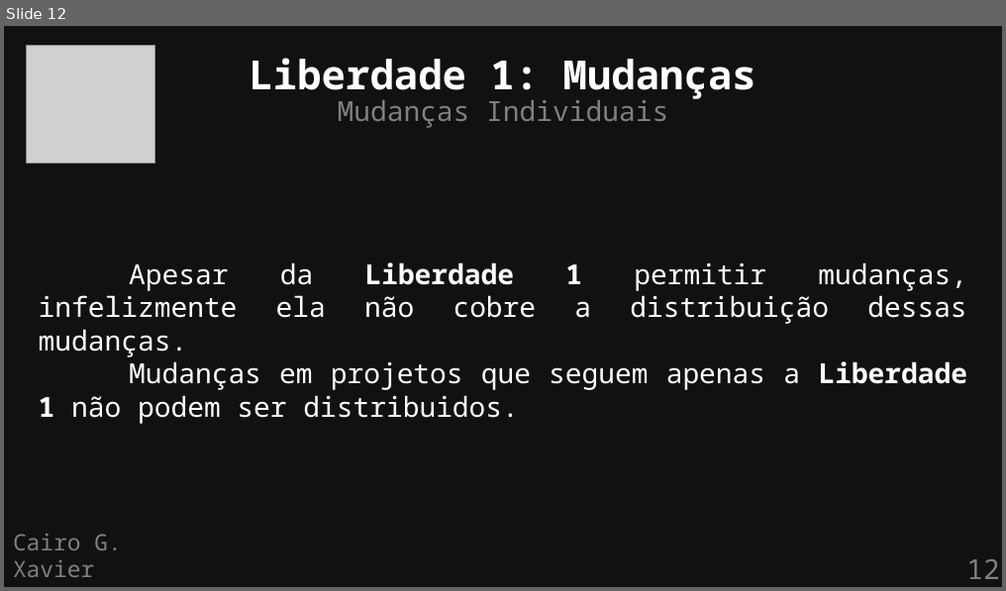
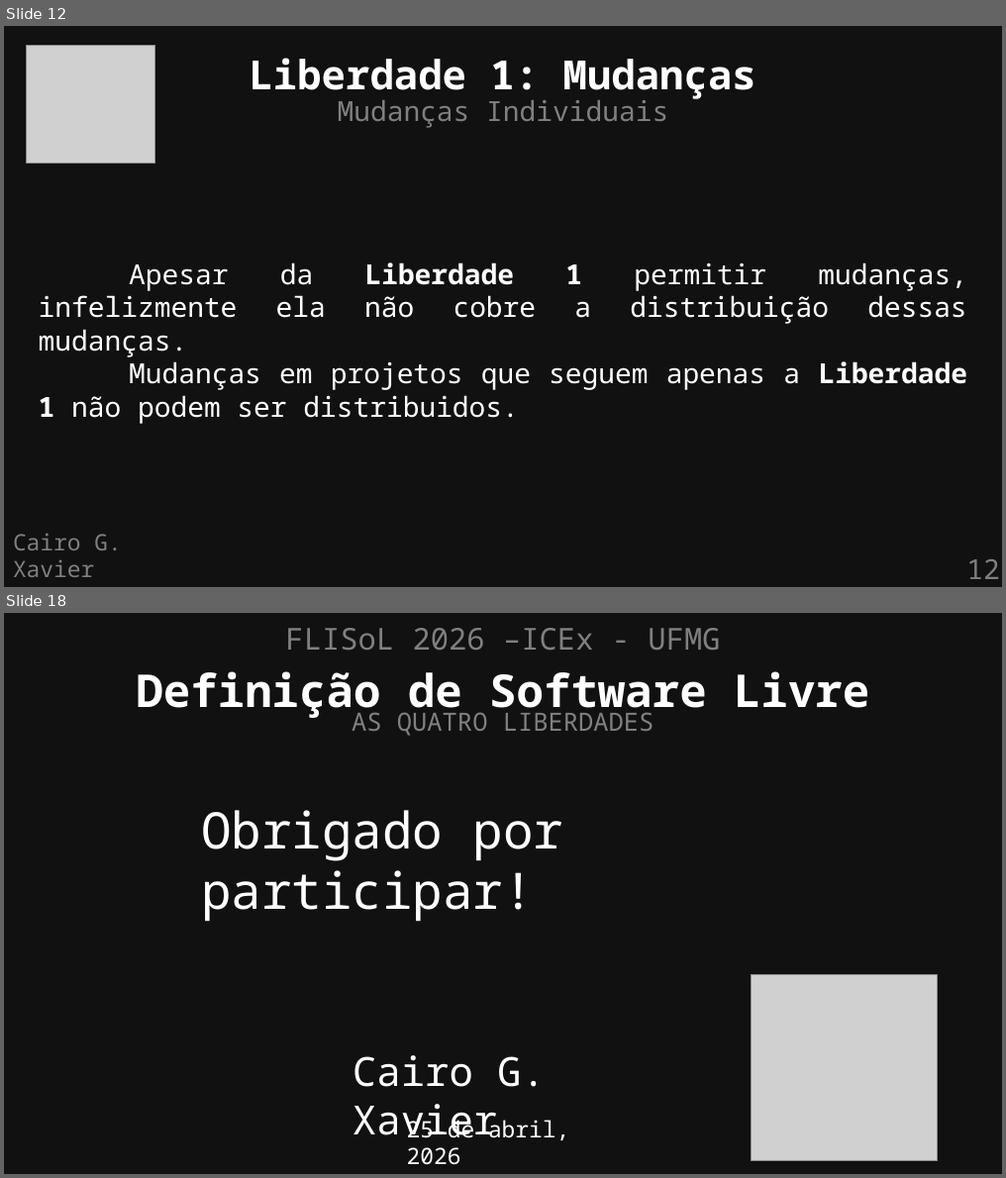
Before and after one commit to cairoGarcia/flisol-2026-ufmg, a slide deck: slides/definicao.odp. Shown one above the other, each under a label of ours: slide 12 before the commit, slides 12 and 18 after it; the slides between them are not shown. The pictures are 1006x591 and 1006x1178 pixels, drawn with LibreOffice and Linux fonts; fonts in the diff are those of the drawing; grey boxes stand for pictures. Boxes give left, top, right and bottom in pixels: in the first picture for what was removed or moved away, otherwise in the second. Text is boxed around its words. In the diff, an @@ line names an element or a change of style, - is before the commit and + after.

```diff
--- a/slides/definicao.odp
+++ b/slides/definicao.odp
@@ slide 18 added at (4, 613, 1002, 1174), background #111111 @@
@@ text added at (285, 628, 720, 650), 24 pt, text #808080 @@
+FLISoL 2026 –ICEx - UFMG
@@ title added at (137, 671, 869, 718), 36 pt, text #FFFFFF, bold @@
+Definição de Software Livre
@@ subtitle added at (351, 707, 654, 736), 20 pt, text #808080 @@
+AS QUATRO LIBERDADES
@@ text added at (201, 810, 563, 922), 40 pt, text #FFFFFF @@
+Obrigado por participar!
@@ picture added at (751, 975, 938, 1161) @@
@@ text added at (352, 1056, 546, 1139), 32 pt, text #FFFFFF @@
+Cairo G. Xavier
@@ text added at (407, 1117, 569, 1165), 18 pt, text #FFFFFF @@
+25 de abril, 2026
```
Also in this commit, not shown: 3 slides changed, 3 other slides added, 1 other file.
